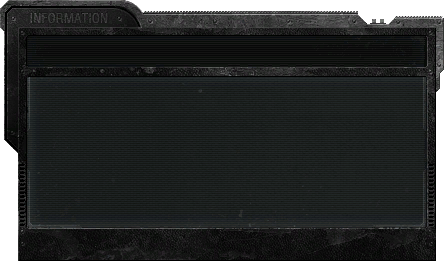
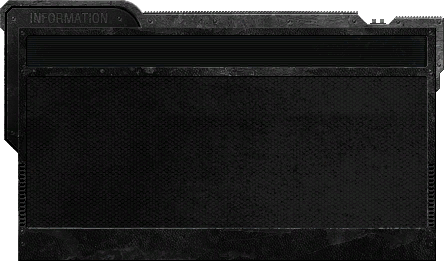
Layer changes from the first 444×261 image to the second:
hid "Group 1 copy" over [27, 0, 443, 227]
hid "Layer 2" over [27, 77, 427, 227]
added layer "no glass" in group "Group 1" over [27, 77, 427, 227]
